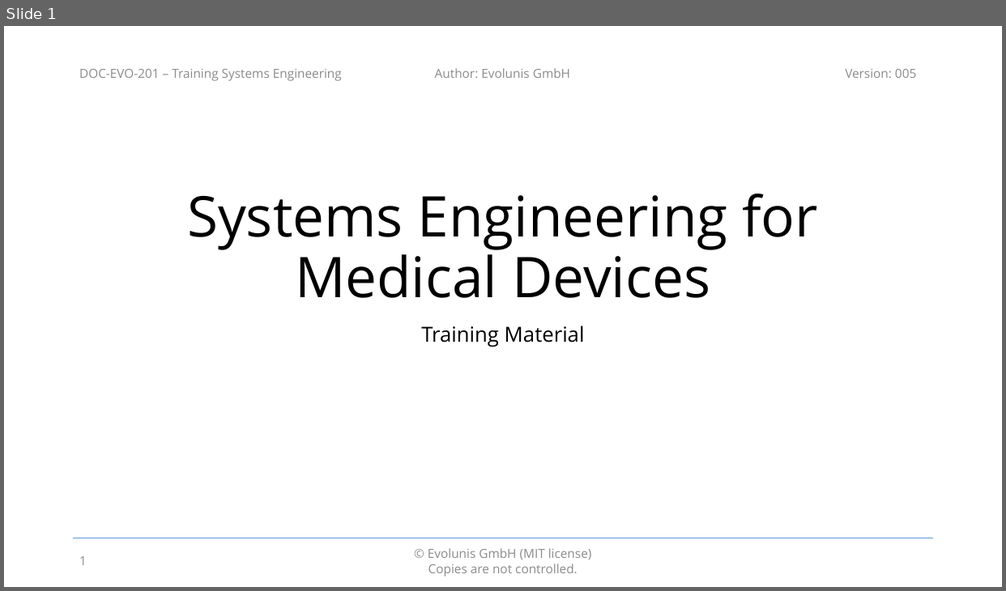
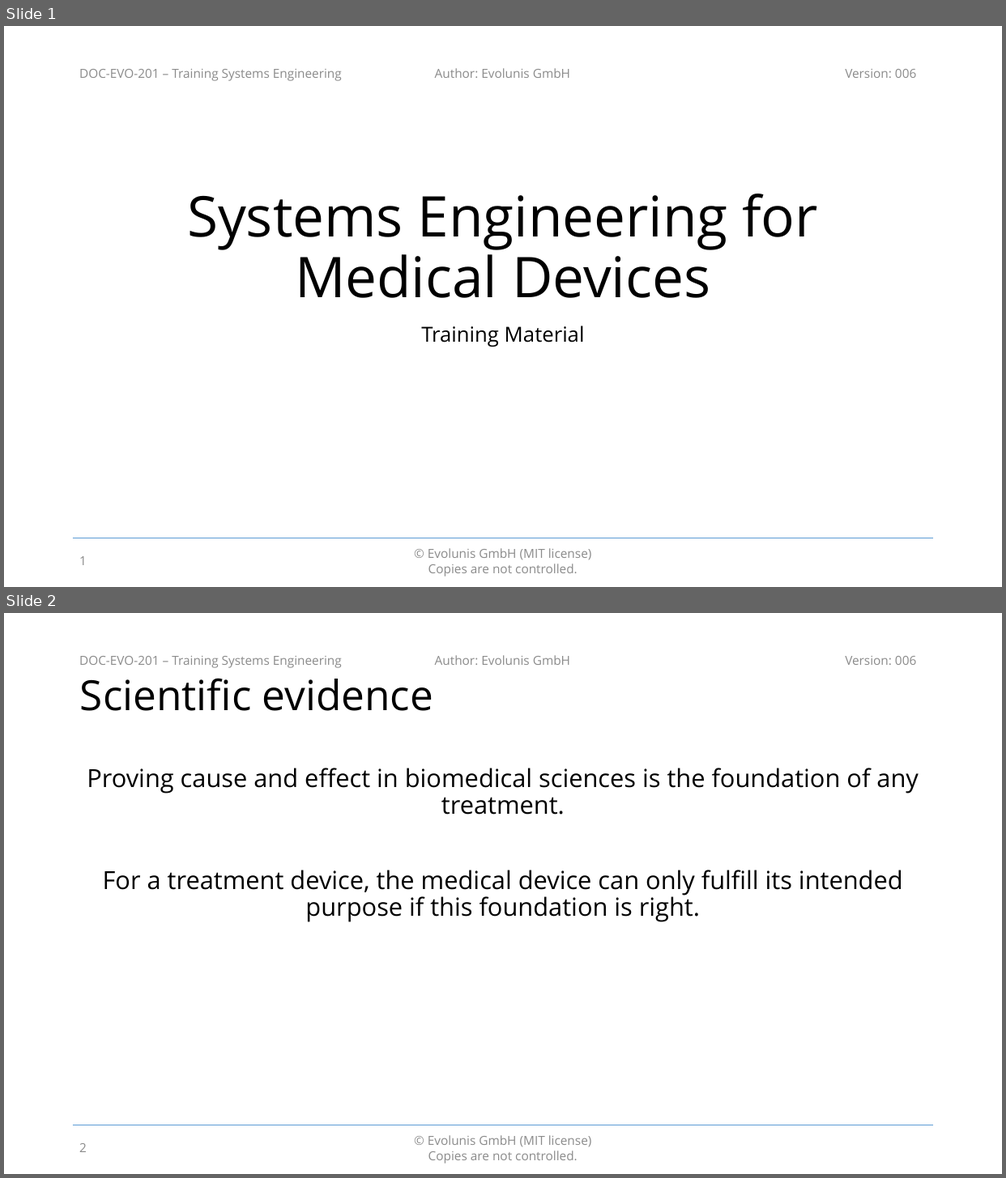
Before and after one commit to evolunis/openQMS, a slide deck: 2. Design and Development/DOC-201 - Training Systems Engineering.pptx. Shown one above the other, each under a label of ours: slide 1 before the commit, slides 1 and 2 after it. The pictures are 1006x591 and 1006x1178 pixels, drawn with LibreOffice and Linux fonts; fonts in the diff are those of the drawing; background and template pictures are left out. Boxes give left, top, right and bottom in pixels: in the first picture for what was removed or moved away, otherwise in the second. Text is boxed around its words. In the diff, an @@ line names an element or a change of style, - is before the commit and + after.

Commit message:
Add slide on the scientific method, cause and effect

```diff
--- a/2. Design and Development/DOC-201 - Training Systems Engineering.pptx
+++ b/2. Design and Development/DOC-201 - Training Systems Engineering.pptx
@@ slide 2 added at box(4, 613, 1002, 1174), background #FFFFFF; not listed: 5 template elements that a slide beside it also shows @@
@@ title added at box(80, 678, 433, 711), 40 pt, text #000000 @@
+Scientific evidence
@@ text added at box(87, 768, 918, 922), 24 pt, text #000000 @@
+Proving cause and effect in biomedical sciences is the foundation of any treatment.
+For a treatment device, the medical device can only fulfill its intended purpose if this foundation is right.
@@ page number added at box(79, 1144, 87, 1152), 12 pt, text #8C8C8C @@
+2
@@ slide 1 changed as well @@
@@ text at box(845, 69, 916, 78): text changed @@
-Version: 005
+Version: 006
```
Also in this commit, not shown: 17 other slides changed, 1 other slide added.
